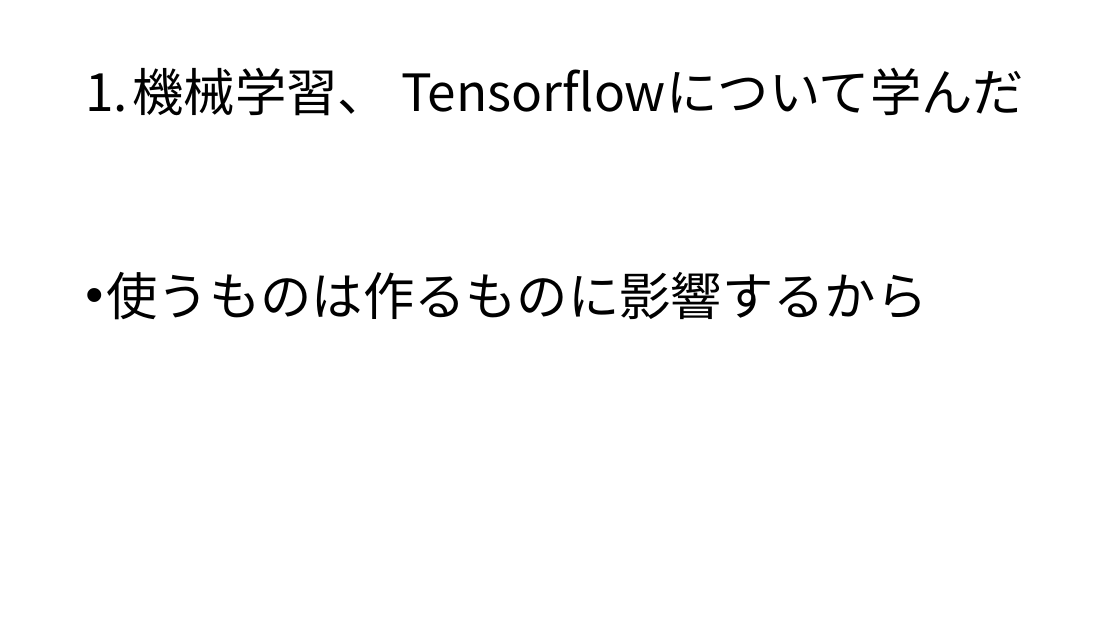
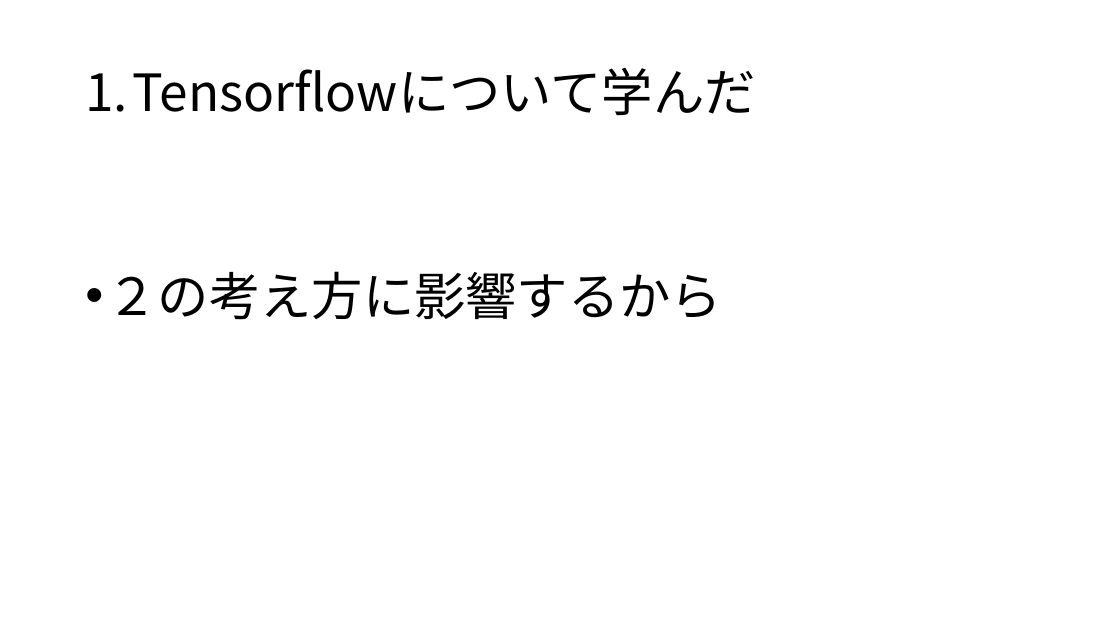
Before and after one commit to s1250103/Public_mori-lab, a slide deck: slide 3 of スライド/9.2~.pptx. Drawn at 1120x630 pixels with LibreOffice and Linux fonts; fonts in the diff are those of the drawing. Boxes give left, top, right and bottom in pixels: in the first picture for what was removed or moved away, otherwise in the second. Text is boxed around its words. In the diff, an @@ line names an element or a change of style, - is before the commit and + after.

```diff
--- a/スライド/9.2~.pptx
+++ b/スライド/9.2~.pptx
@@ title at (85,68,755,115): text changed @@
-1. 機械学習、 Tensorflowについて学んだ
+1. Tensorflowについて学んだ
@@ text at (106,271,722,320): text changed @@
-• 使うものは作るものに影響するから
+• ２の考え方に影響するから
```
Also in this commit, not shown: 2 other slides changed, 9 slides added, 2 slides removed, 5 other files.
